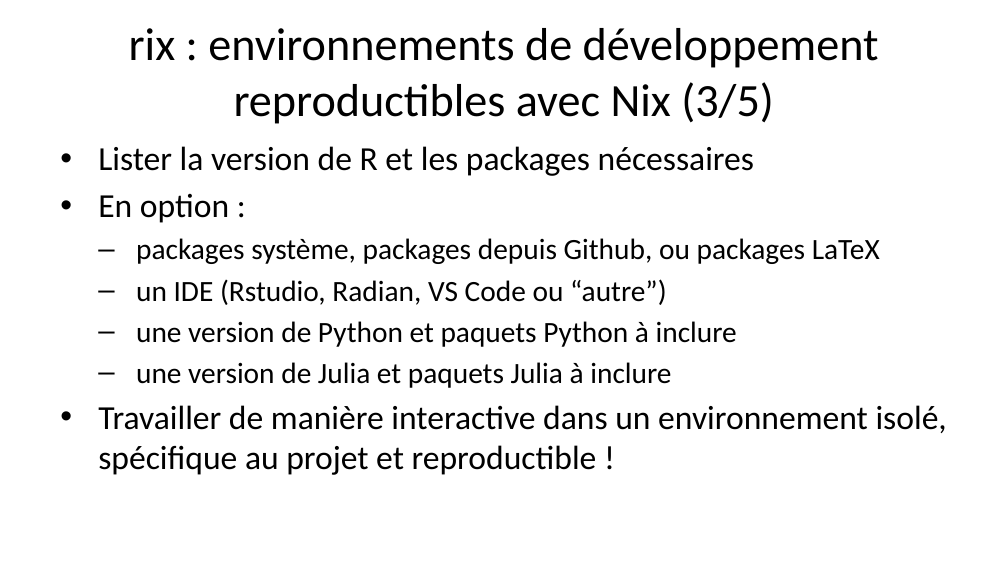
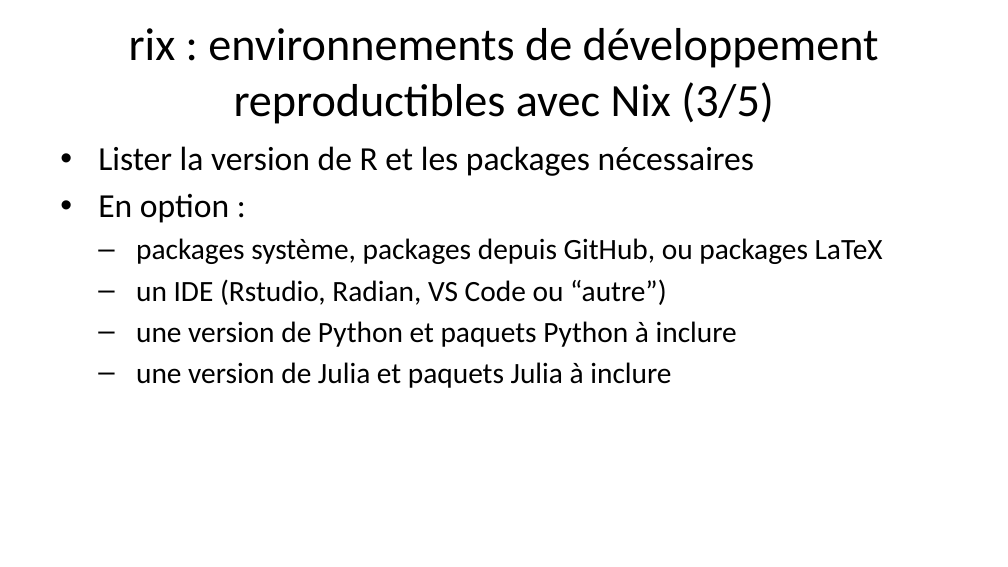
Before and after one commit to b-rodrigues/repro_rrr, a slide deck: slide 12 of docs/index.pptx. Drawn at 1008x567 pixels with LibreOffice and Linux fonts; fonts in the diff are those of the drawing. Boxes give left, top, right and bottom in pixels: in the first picture for what was removed or moved away, otherwise in the second. Text is boxed around its words. In the diff, an @@ line names an element or a change of style, - is before the commit and + after.

```diff
--- a/docs/index.pptx
+++ b/docs/index.pptx
@@ text at <box>136,238,883,264</box>: text changed @@
-  – packages système, packages depuis Github, ou packages LaTeX
+  – packages système, packages depuis GitHub, ou packages LaTeX
@@ text at <box>98,405,947,475</box>: paragraph removed @@
-• Travailler de manière interactive dans un environnement isolé, spécifique au projet et reproductible !
```
Also in this commit, not shown: 1 other slide changed, 11 other files.
